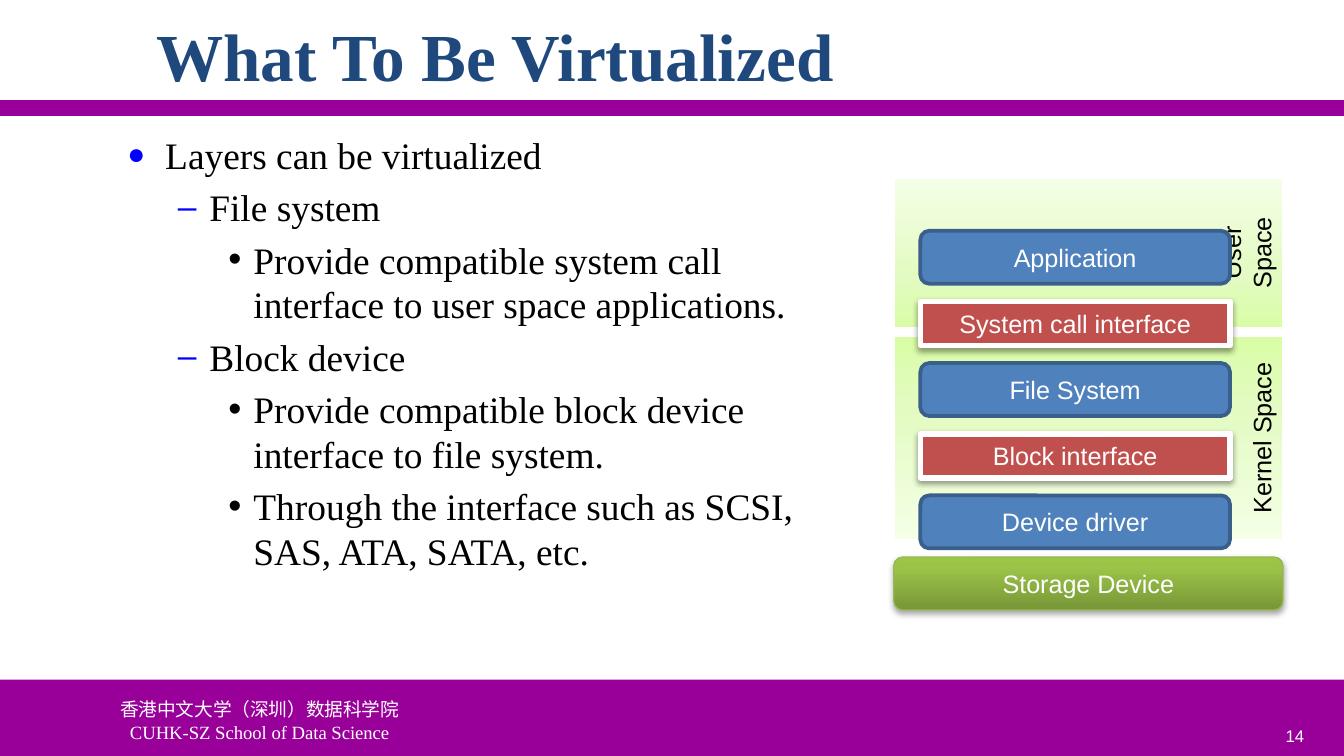
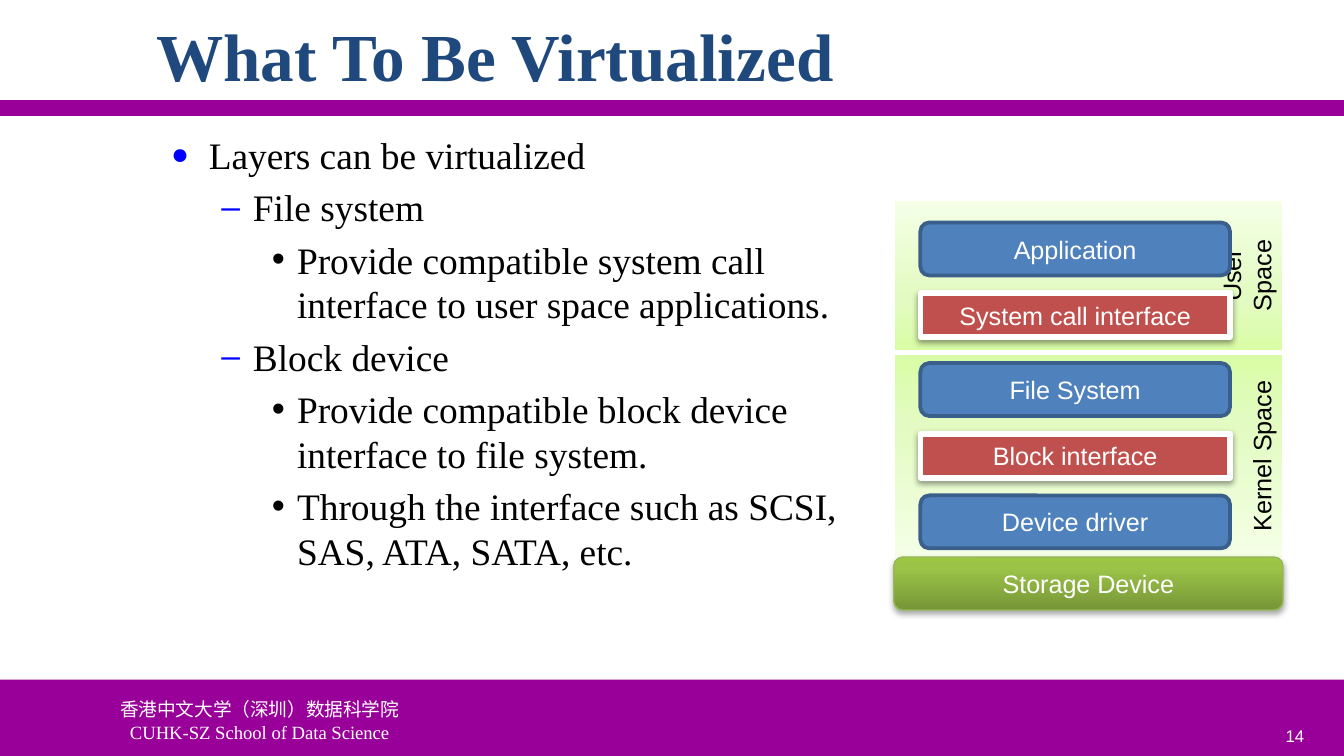
Before and after one commit to ychung1103/ychung1103.github.io, a slide deck: slide 14 of Slides/CSC6103/VT-05 Storage Virtualization.pptx. Drawn at 1344x756 pixels with LibreOffice and Linux fonts; fonts in the diff are those of the drawing; background and template pictures are left out. Boxes give left, top, right and bottom in pixels: in the first picture for what was removed or moved away, otherwise in the second. Text is boxed around its words. In the diff, an @@ line names an element or a change of style, - is before the commit and + after.

```diff
--- a/Slides/CSC6103/VT-05 Storage Virtualization.pptx
+++ b/Slides/CSC6103/VT-05 Storage Virtualization.pptx
@@ text "Layers can be virtualized" rewrapped from (x1=209, y1=195, x2=793, y2=571) to (x1=209, y1=143, x2=836, y2=571) @@
@@ rectangle "User Space" moved from (x1=894, y1=177, x2=1284, y2=328) to (x1=894, y1=200, x2=1284, y2=351) @@
@@ rounded rectangle "Application" moved from (x1=921, y1=231, x2=1230, y2=284) to (x1=921, y1=223, x2=1230, y2=276) @@
@@ rectangle "System call interface" moved from (x1=921, y1=301, x2=1230, y2=345) to (x1=921, y1=293, x2=1230, y2=337) @@
@@ rectangle "Kernel Space" moved from (x1=894, y1=337, x2=1284, y2=540) to (x1=894, y1=355, x2=1284, y2=558) @@
```
Also in this commit, not shown: 97 other slides changed, 2 other files.
